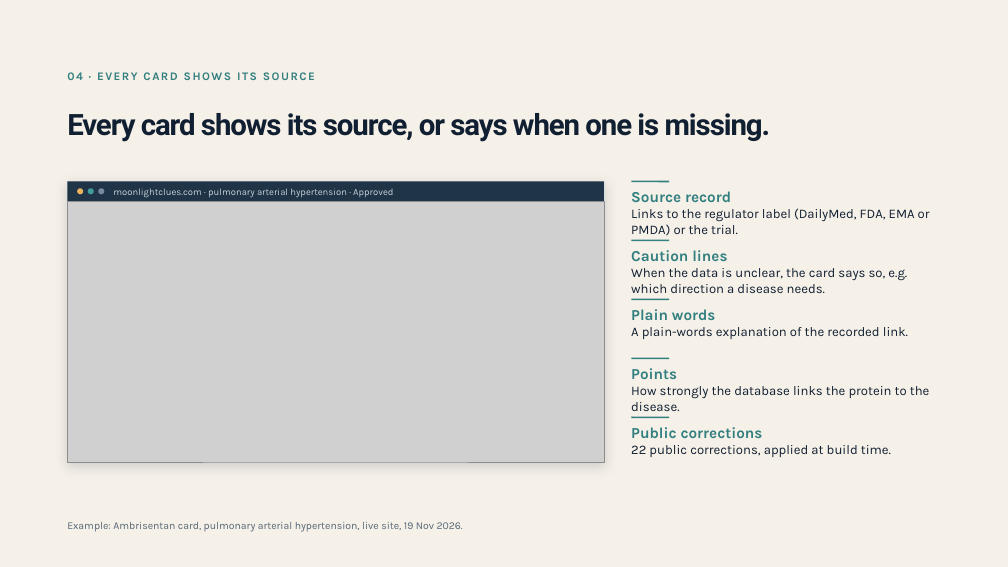
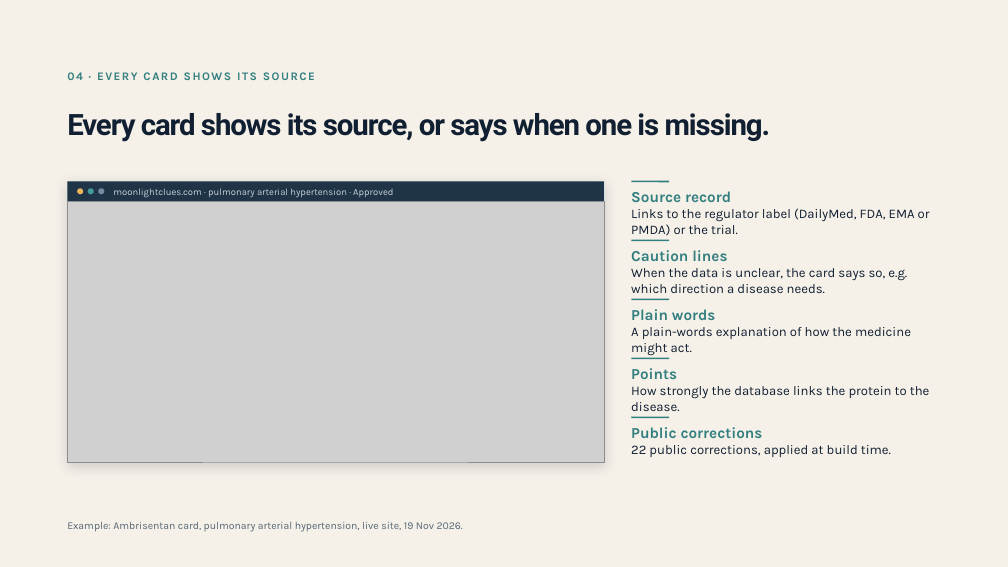
Before and after one commit to Moonlight-Clues/moonlight, a slide deck: slide 5 of docs/pitch/moonlight-deck-funders-19nov.pptx. Drawn at 1008x567 pixels with LibreOffice and Linux fonts; fonts in the diff are those of the drawing; grey boxes stand for pictures. Boxes give left, top, right and bottom in pixels: in the first picture for what was removed or moved away, otherwise in the second. Text is boxed around its words. In the diff, an @@ line names an element or a change of style, - is before the commit and + after.

```diff
--- a/docs/pitch/moonlight-deck-funders-19nov.pptx
+++ b/docs/pitch/moonlight-deck-funders-19nov.pptx
@@ text at (x1=631, y1=327, x2=911, y2=356): text changed @@
-A plain-words explanation of the recorded link.
+A plain-words explanation of how the medicine might act.
```
Also in this commit, not shown: 6 other slides changed, 1 slide removed, 1 other file.
